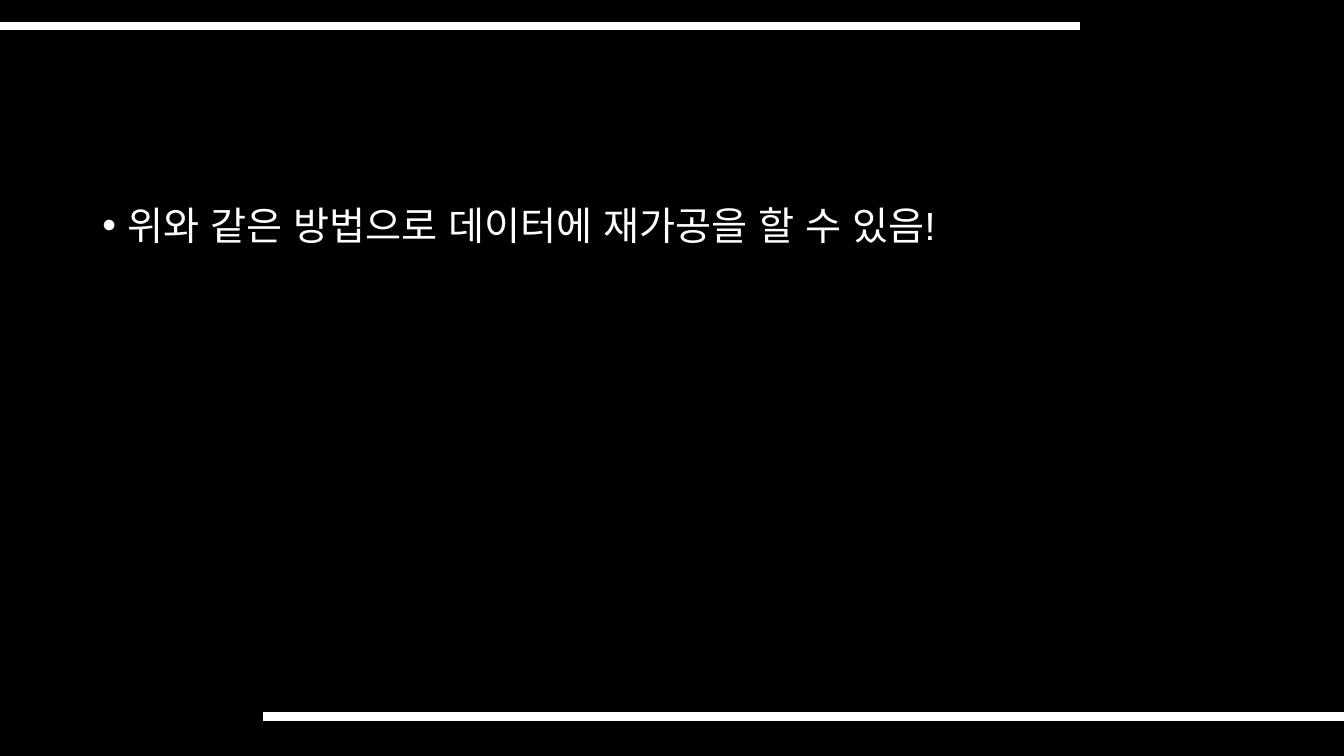
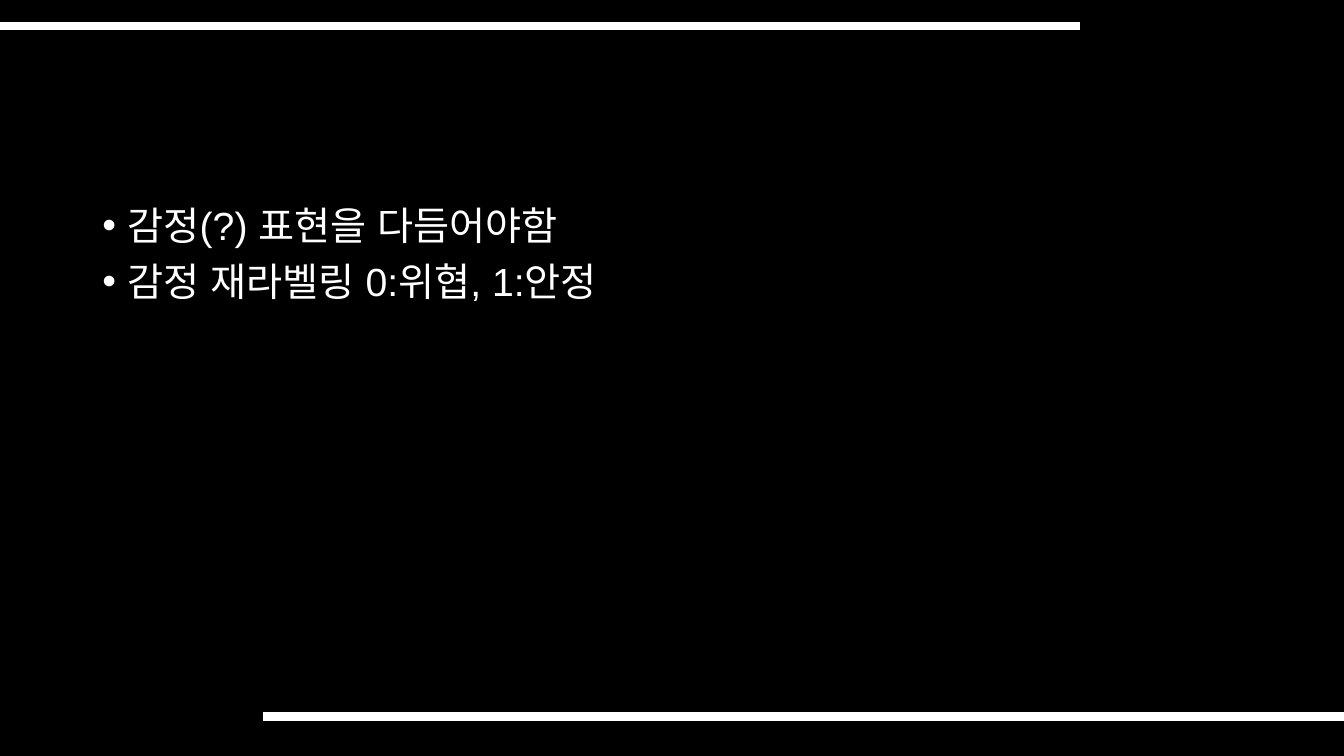
Before and after one commit to SeungHwanK/Team-K_5, a slide deck: slide 11 of 2. 김종욱 교수님 미팅 준비 자료/Subjects.pptx. Drawn at 1344x756 pixels with LibreOffice and Linux fonts; fonts in the diff are those of the drawing. Boxes give left, top, right and bottom in pixels: in the first picture for what was removed or moved away, otherwise in the second. Text is boxed around its words. In the diff, an @@ line names an element or a change of style, - is before the commit and + after.

```diff
--- a/2. 김종욱 교수님 미팅 준비 자료/Subjects.pptx
+++ b/2. 김종욱 교수님 미팅 준비 자료/Subjects.pptx
@@ text at bbox=[128, 207, 597, 301]: text changed @@
-• 위와 같은 방법으로 데이터에 재가공을 할 수 있음!
+• 감정(?) 표현을 다듬어야함
+• 감정 재라벨링 0:위협, 1:안정
```
Also in this commit, not shown: 8 other slides changed, 3 slides added, 1 slide removed.
